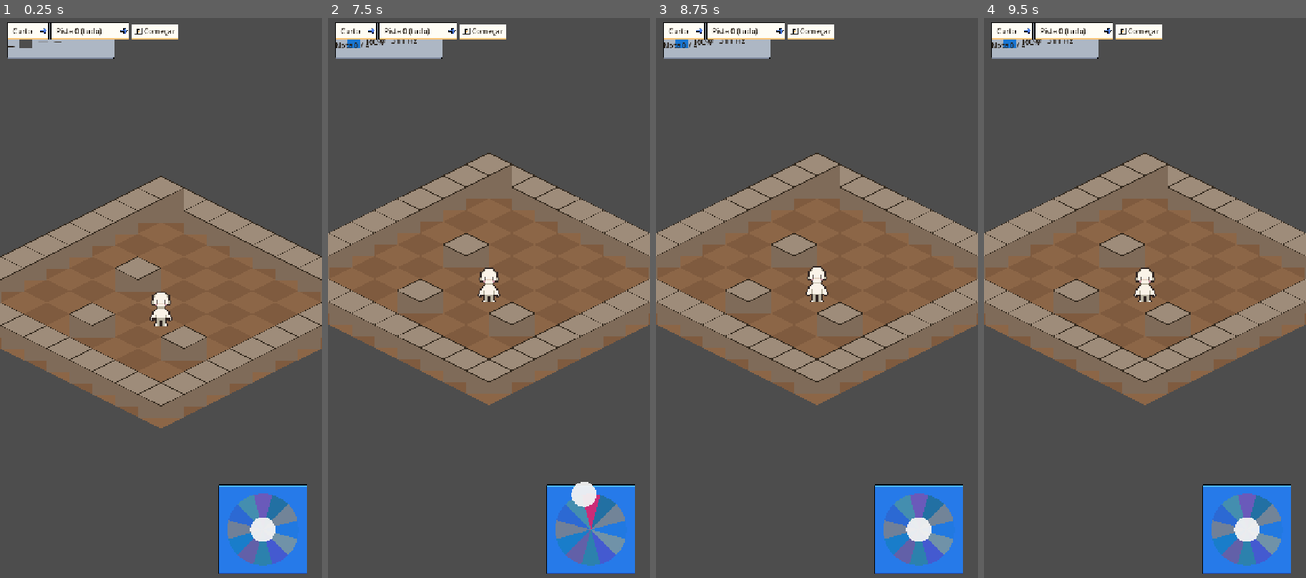
Above: before the commit, frames 1-4 (left to right).
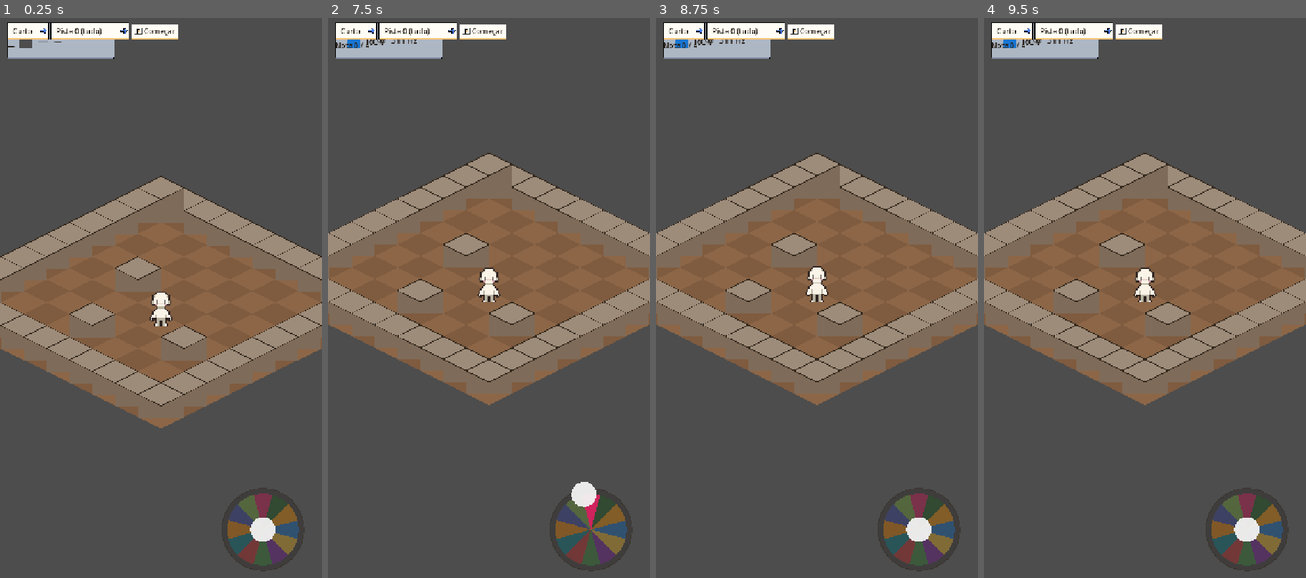
Above: after the commit, the same moments.

Repository: JDaniloC/BlindTuner
Game: Godot game, scene res://scenes/Playground.tscn
The game is run twice, just before and just after one commit, with the same random seed, the same clock (stepped at 60 frames per second) and the same inputs.
Inputs (mouse positions are in pixels of both pictures, inside the frame that each line leads up to):
- Up to frame 1 (0.25 s): no input
- Up to frame 2 (7.5 s): click "Começar" at 0.5 s; click "Começar" at 1.25 s; click "Curto" at 2 s; click "Pista 0 (tudo)" at 2.75 s; click "Curto" at 3.5 s; click "Pista 0 (tudo)" at 4.25 s; click "Curto" at 5 s; click "Pista 0 (tudo)" at 5.75 s; click "Começar" at 6.5 s; tap Enter at 7.25 s; drag from (592, 527) to (521, 174) at 7.27 s
- Up to frame 3 (8.75 s): drag from (752, 331) to (800, 415) at 8.02 s
- Up to frame 4 (9.5 s): tap Space at 8.75 s; move the mouse to (1177, 174) at 8.77 s; tap Ctrl at 8.85 s; click (1177, 174) at 8.92 s

The runs differ from the first frame. In frame 1, 4.1% of the frame differs, in the area x 67-96%, y 83-100%; in frame 2, 4.1%; in frame 3, 4.1%; in frame 4, 4.1%.

Commit message:
feat(godot): joystick com backdrop circular procedural
Remove o NinePatchRect; disco Polygon2D + anel Line2D atrás das fatias.

Co-Authored-By: Claude Opus 4.7 <noreply@anthropic.com>

Diff:
--- a/godot/scenes/DirectionJoystick.tscn
+++ b/godot/scenes/DirectionJoystick.tscn
@@ -1,21 +1,10 @@
-[gd_scene load_steps=3 format=3]
+[gd_scene load_steps=2 format=3]
 
 [ext_resource type="Script" path="res://scripts/DirectionJoystick.gd" id="1"]
-[ext_resource type="Texture2D" path="res://assets/ui/flat/UI_Flat_Frame02a.png" id="2"]
 
 [node name="DirectionJoystick" type="Control"]
 custom_minimum_size = Vector2(200, 200)
 script = ExtResource("1")
-
-[node name="Frame" type="NinePatchRect" parent="."]
-anchor_right = 1.0
-anchor_bottom = 1.0
-mouse_filter = 2
-texture = ExtResource("2")
-patch_margin_left = 16
-patch_margin_right = 16
-patch_margin_top = 16
-patch_margin_bottom = 16
 
 [node name="Slices" type="Node2D" parent="."]
 position = Vector2(100, 100)
--- a/godot/scripts/DirectionJoystick.gd
+++ b/godot/scripts/DirectionJoystick.gd
@@ -5,6 +5,7 @@
 signal note_triggered(note_key: String)
 
 const RADIUS := 80.0
+const BACKDROP_OVERHANG := 12.0  # px que o disco/anel ultrapassam o raio das fatias
 const DEAD_ZONE := 15.0
 const SLICE_COUNT := 12
 const SLICE_ANGLE_DEG := 30.0
@@ -17,15 +18,38 @@
 var _slice_polygons: Array[Polygon2D] = []
 var _active_slice_index: int = -1
 var _flash_tween: Tween
+var _backdrop_disc: Polygon2D
+var _backdrop_ring: Line2D
 
 @onready var _slices_root: Node2D = $Slices
 @onready var _thumb: Polygon2D = $Thumb
 
 func _ready() -> void:
+	_build_backdrop()
 	_build_slices()
 	_build_thumb()
 	_refresh_slice_alphas()
 	CueSettings.cue_level_changed.connect(_on_cue_changed)
+
+## Disco + anel circulares atrás das fatias (substitui o antigo NinePatchRect).
+## Adicionados primeiro em _slices_root, logo desenhados atrás das fatias.
+func _build_backdrop() -> void:
+	var r := RADIUS + BACKDROP_OVERHANG
+	var pts: Array[Vector2] = []
+	for v in range(32):
+		var a := TAU * float(v) / 32.0
+		pts.append(Vector2(cos(a), sin(a)) * r)
+	_backdrop_disc = Polygon2D.new()
+	_backdrop_disc.polygon = PackedVector2Array(pts)
+	_backdrop_disc.color = Color(0.12, 0.10, 0.09, 0.30)
+	_slices_root.add_child(_backdrop_disc)
+	var ring_pts: Array[Vector2] = pts.duplicate()
+	ring_pts.append(pts[0])
+	_backdrop_ring = Line2D.new()
+	_backdrop_ring.points = PackedVector2Array(ring_pts)
+	_backdrop_ring.width = 2.0
+	_backdrop_ring.default_color = Color(0.20, 0.17, 0.14, 0.6)
+	_slices_root.add_child(_backdrop_ring)
 
 func _build_slices() -> void:
 	_slice_polygons.clear()
--- a/godot/tests/test_ui_theme.gd
+++ b/godot/tests/test_ui_theme.gd
@@ -39,15 +39,19 @@
 	add_child_autofree(p)
 	assert_eq(p.theme, load(THEME_PATH), "NotePanel.theme deve ser o blindtuner_theme")
 
-# Frame.mouse_filter = IGNORE: não intercepta _gui_input. Cobertura de
-# roteamento de input exigiria teste de integração com display (headless não cobre).
-func test_joystick_has_frame_ninepatch():
+# O fundo do joystick é procedural (disco + anel) em $Slices, atrás das fatias.
+func test_joystick_has_procedural_backdrop():
 	var j = preload("res://scenes/DirectionJoystick.tscn").instantiate()
 	add_child_autofree(j)
-	var f = j.get_node_or_null("Frame")
-	assert_not_null(f, "Joystick deve ter um nó Frame")
-	assert_true(f is NinePatchRect, "Frame deve ser NinePatchRect")
-	assert_eq(f.mouse_filter, Control.MOUSE_FILTER_IGNORE, "Frame não pode capturar input")
+	assert_null(j.get_node_or_null("Frame"), "Frame removido")
+	assert_not_null(j._backdrop_disc, "backdrop disc não-nulo")
+	assert_true(j._backdrop_disc is Polygon2D, "disc é Polygon2D")
+	assert_not_null(j._backdrop_ring, "backdrop ring não-nulo")
+	assert_true(j._backdrop_ring is Line2D, "ring é Line2D")
+	var slices = j.get_node("Slices")
+	assert_eq(slices.get_child(0), j._backdrop_disc, "disc desenha primeiro (índice 0)")
+	assert_eq(slices.get_child(1), j._backdrop_ring, "ring índice 1")
+	assert_eq(j._slice_polygons.size(), 12, "_slice_polygons só as 12 fatias (backdrop fora)")
 
 func test_theme_font_color_is_dark():
 	for ty in ["Button", "OptionButton", "Label"]:
